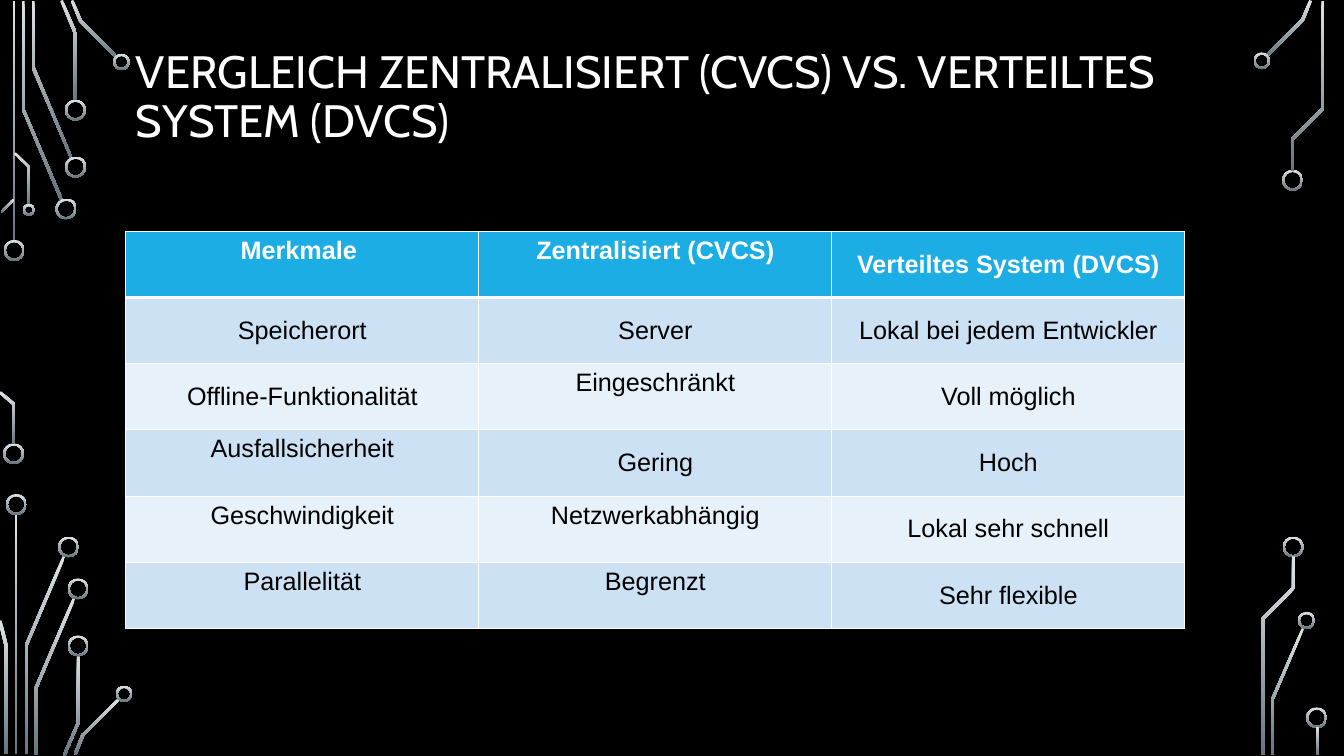
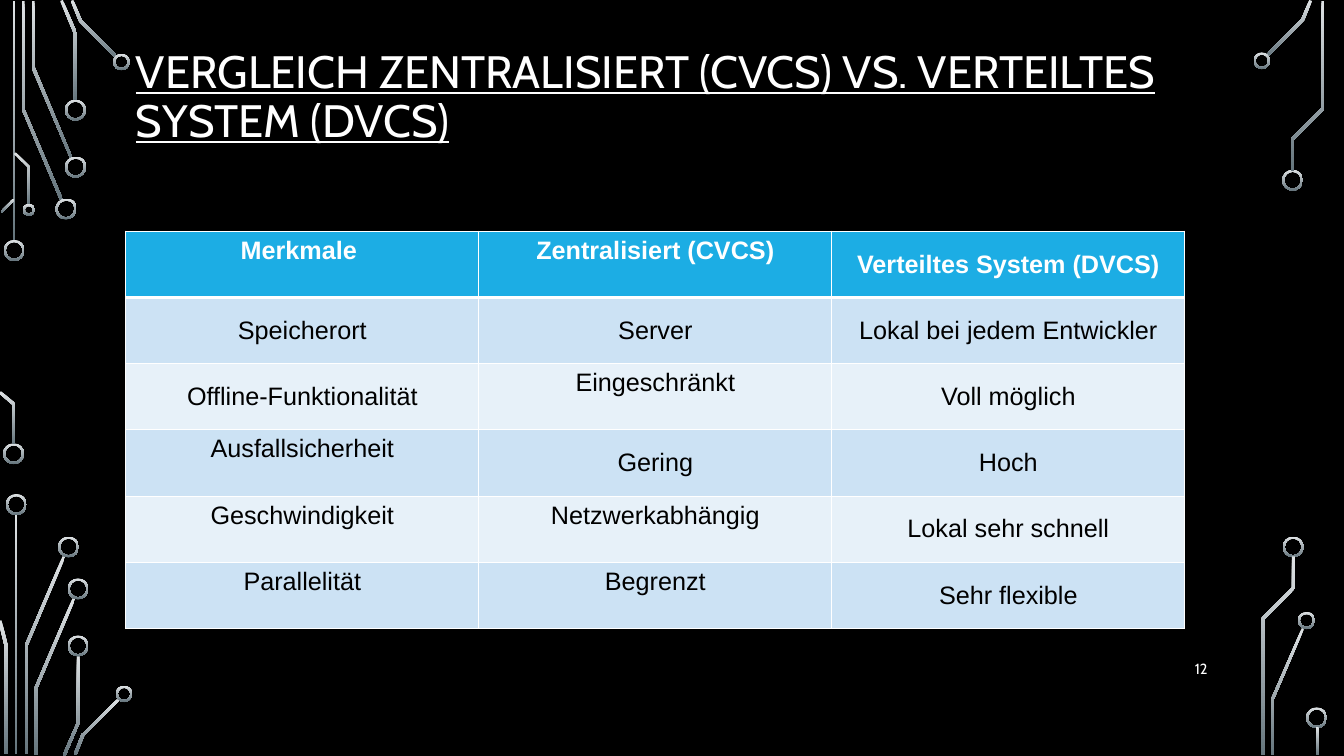
Before and after one commit to Igelkaempfer/Versionsverwaltungssystem-Poster, a slide deck: slide 12 of Versionskontrollsysteme im Softwareengineering (1).pptx (slide 10 before the commit). Drawn at 1344x756 pixels with LibreOffice and Linux fonts; fonts in the diff are those of the drawing; background and template pictures are left out. Boxes give left, top, right and bottom in pixels: in the first picture for what was removed or moved away, otherwise in the second. Text is boxed around its words. In the diff, an @@ line names an element or a change of style, - is before the commit and + after.

```diff
--- a/Versionskontrollsysteme im Softwareengineering (1).pptx
+++ b/Versionskontrollsysteme im Softwareengineering (1).pptx
@@ title "VERGLEICH ZENTRALISIERT (CVCS) VS. VERTEILTES ..." at [136,54,1156,144]: underline on @@
@@ page number added at [1195,663,1208,674], 10.5 pt, text #FFFFFF @@
+12
```
Also in this commit, not shown: 17 other slides changed, 9 slides added, 2 slides removed.
